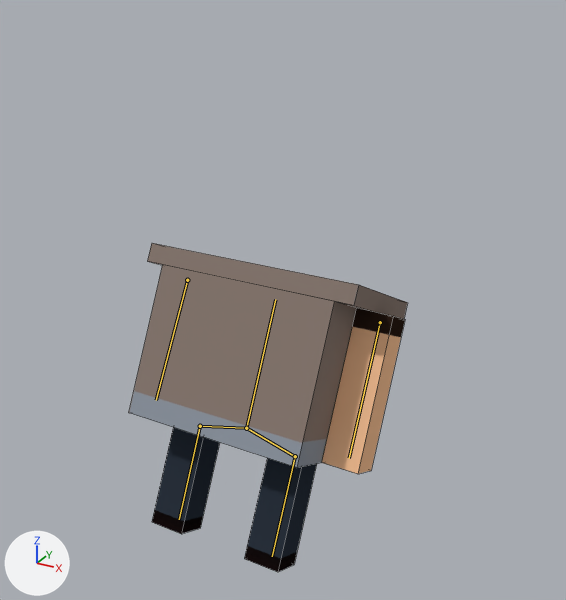
Before and after pictures for a commit that changed the Blender file models/avatars/bodies/body_2anim.blend.
Rendered twice from a 50 mm lens placed at (0.124, -0.198, 0.19), pointed at (0.009, 0.01, 0.085). Arrows for +X, +Y and +Z are at lower left; the lights stay in place. The bones that change are drawn over the model as lines. Mesh edges are drawn as thin lines.

In view in the first picture: 'arm.l', 'body', 'leg.l', 'leg.r'.
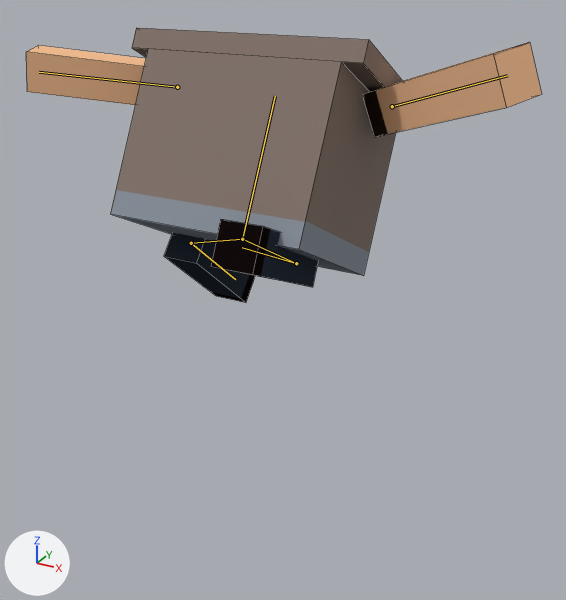
The newer file adds an action. The first version stands in its rest pose; the second is drawn at frame 15 of the action 'jump'.

Patch to the scene script:
```diff
--- a/models/avatars/bodies/body_2anim.blend.py
+++ b/models/avatars/bodies/body_2anim.blend.py
@@ bone_bone @@
 bone_bone = bpy.data.objects['Armature'].pose.bones['Bone']
-bone_bone.location = (0.0, 0.0, 0.0)
+bone_bone.location = (0.0, 1.542, 0.795)
@@ bone_arm_l @@
 bone_arm_l = bpy.data.objects['Armature'].pose.bones['arm_l']  # child of 'Bone.001'
-bone_arm_l.rotation_quaternion = (1.0, 0.0, 0.0, 0.0)  # degrees (0, 0, 0)
+bone_arm_l.rotation_quaternion = (0.572, 0.0, 0.388, -0.723)  # degrees (-39, 26, -113)
@@ bone_arm_r @@
 bone_arm_r = bpy.data.objects['Armature'].pose.bones['arm_r']  # child of 'Bone.003'
-bone_arm_r.rotation_quaternion = (1.0, 0.0, 0.0, 0.0)  # degrees (0, 0, 0)
+bone_arm_r.rotation_quaternion = (0.659, 0.0, -0.383, 0.648)  # degrees (-35, -30, 99)
@@ bone_bone_005 @@
 bone_bone_005 = bpy.data.objects['Armature'].pose.bones['Bone.005']
-bone_bone_005.location = (0.0, 0.0, 0.0)
+bone_bone_005.location = (0.795, -0.32, 1.508)
@@ bone_leg_l @@
 bone_leg_l = bpy.data.objects['Armature'].pose.bones['leg_l']  # child of 'Bone.005'
-bone_leg_l.rotation_quaternion = (1.0, 0.0, 0.0, 0.0)  # degrees (0, 0, 0)
+bone_leg_l.rotation_quaternion = (0.722, -0.692, 0.0, 0.0)  # degrees (-88, 0, 0)
@@ bone_bone_007 @@
 bone_bone_007 = bpy.data.objects['Armature'].pose.bones['Bone.007']
-bone_bone_007.location = (0.0, 0.0, 0.0)
+bone_bone_007.location = (-0.795, -0.353, 1.501)
@@ bone_leg_r @@
 bone_leg_r = bpy.data.objects['Armature'].pose.bones['leg_r']  # child of 'Bone.007'
-bone_leg_r.rotation_quaternion = (1.0, 0.0, 0.0, 0.0)  # degrees (0, 0, 0)
+bone_leg_r.rotation_quaternion = (0.785, 0.62, 0.0, 0.0)  # degrees (77, 0, 0)
```

Location of each change, [x1, y1, x2, y2] in pixels of the pictures (566 x 600 px):
'body', posed (11% taller): before [129, 243, 408, 467]; after [111, 28, 402, 276]
'arm.l', posed (111% wider, 43% shorter): before [321, 308, 405, 474]; after [364, 42, 542, 137]
'leg.l', posed: before [244, 458, 317, 572]; after [211, 219, 318, 287]
'leg.r', posed (33% wider, 34% shorter): before [152, 427, 220, 534]; after [164, 233, 255, 303]
'arm.r', posed (not visible before): after [26, 45, 146, 105]
bone 'Bone', root to tip: before (246, 428) to (275, 299); after (242, 239) to (275, 96)
bone 'arm_l', root to tip: before (380, 322) to (349, 458); after (392, 106) to (507, 75)
bone 'arm_r', root to tip: before (187, 280) to (156, 400); after (177, 87) to (39, 72)
bone 'Bone.005', root to tip: before (246, 428) to (295, 456); after (242, 239) to (296, 263)
bone 'leg_l', root to tip: before (295, 456) to (272, 556); after (296, 263) to (242, 247)
bone 'Bone.007', root to tip: before (246, 428) to (200, 426); after (242, 239) to (191, 243)
bone 'leg_r', root to tip: before (200, 426) to (179, 519); after (191, 243) to (235, 279)
